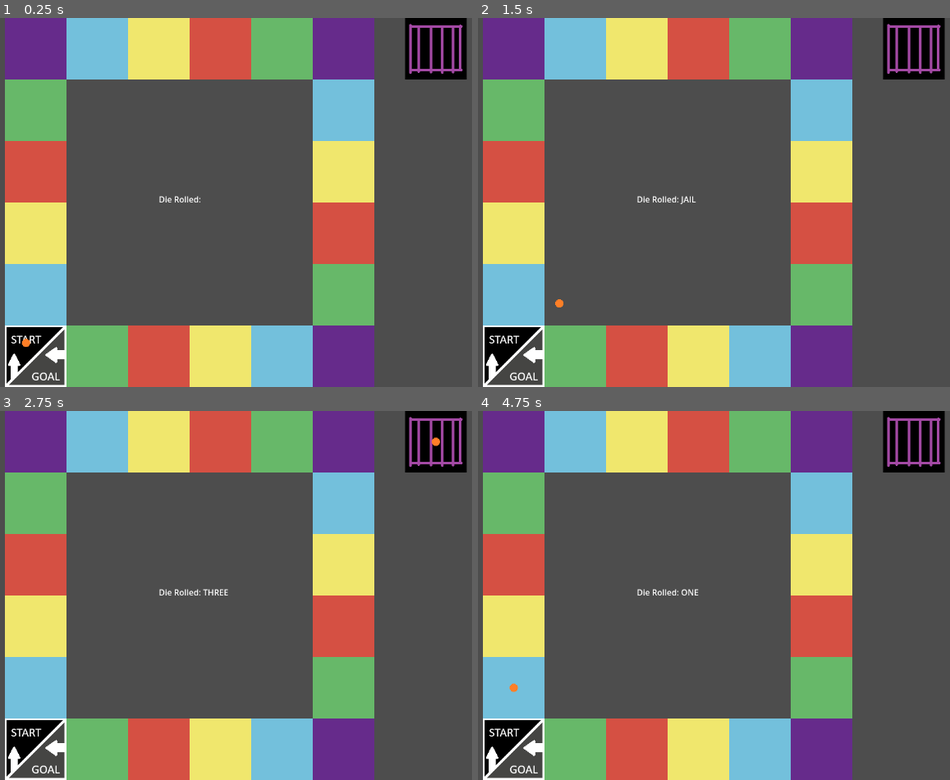
Above: before the commit, frames 1-4 (two rows, left to right).
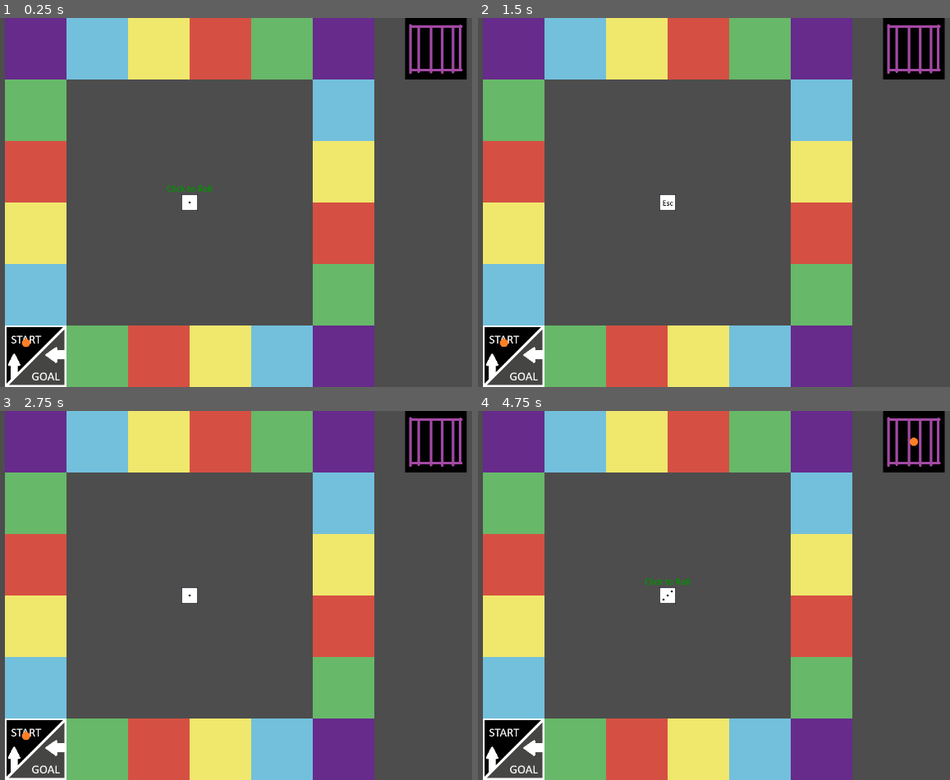
Above: after the commit, the same moments.

Repository: tjfeldman/RulesRace
Game: Godot game, scene res://rules_race_board.tscn
Two runs of this game, one before a commit and one after it. Both use one fixed random seed, a clock stepped at 60 frames per second and the inputs below.
Inputs (mouse positions are in pixels of both pictures, inside the frame that each line leads up to):
- Up to frame 1 (0.25 s): no input
- Up to frame 2 (1.5 s): tap Enter at 0.5 s; move the mouse to (813, 184) at 0.52 s; click (813, 184) at 0.6 s; tap Space at 1.25 s; move the mouse to (534, 220) at 1.27 s; click (534, 220) at 1.35 s
- Up to frame 3 (2.75 s): tap Enter at 2 s; move the mouse to (254, 514) at 2.02 s; click (254, 514) at 2.1 s
- Up to frame 4 (4.75 s): tap Space at 2.75 s; move the mouse to (633, 669) at 2.77 s; click (633, 669) at 2.85 s; tap Enter at 3.5 s; move the mouse to (865, 650) at 3.52 s; click (865, 650) at 3.6 s; move the mouse to (outside the picture) at 4.27 s; click (outside the picture) at 4.35 s

The runs differ from the first frame. In frame 1, 0.2% of the frame differs, in the area x 33-45%, y 45-53%; in frame 2, 0.3%; in frame 3, 0.3%; in frame 4, 0.4%, in the area x 6-94%, y 7-77%.

Commit message:
Added standard dice sprite and animation. Dice is now it's own scene imported to the board scene and sends a signal after a roll. Added a label to tell player to click to roll that disappears while die is rolling.

Diff:
--- a/Board.gd
+++ b/Board.gd
@@ -3,17 +3,22 @@
 @export var boardTiles : Array[Node];
 @export var jailTile: Node;
 
+var numberOfTiles : int;
+
+func _ready() -> void:
+	numberOfTiles = boardTiles.size();
+
 func getTile(pos: int):
-	if pos >= 0 && pos < boardTiles.size():
+	if pos >= 0 && pos < numberOfTiles:
 		return boardTiles[pos];
 	return null;
 
 func calculateMove(startPosition : int, spaces: int):
 	var step = 1 if (spaces < 0) else -1; #negative step for forward, positive step for backwards
 	var positions : Array[Node];
-	#since range is exclusive, we start from the tile we will end on and build backwards
+	#since range() is exclusive, we start from the tile we will end on and build backwards
 	for i : int in range(startPosition + spaces, startPosition, step):
 		#make sure player doesn't move before the start or past the goal
-		if i >= 0 && i < boardTiles.size():
+		if i >= 0 && i < numberOfTiles:
 			positions.push_front(boardTiles[i]);
 	return positions;
--- /dev/null
+++ b/Dice.gd
@@ -0,0 +1,29 @@
+extends Sprite2D
+
+@onready var animationPlayer : AnimationPlayer = $AnimationPlayer;
+@onready var timer : Timer = $Timer;
+@onready var label : Label = $Label;
+
+signal dice_has_rolled(roll: String);
+
+#enum Values {ONE=1, TWO, THREE, JAIL, ESCAPE};
+#var sides : Array[Values] = [Values.ONE, Values.TWO, Values.TWO, Values.THREE, Values.JAIL, Values.ESCAPE];
+var sides : Array[String] = ["1", "2", "2", "3", "Jail", "Escape"];
+
+func _unhandled_input(event: InputEvent) -> void:
+	if (Input.is_action_just_pressed("ui_click") && timer.is_stopped()):
+		animationPlayer.play("Roll");
+		timer.start();
+		label.visible = false;
+
+func rollDice():
+	var rolled = sides.pick_random();
+	#animate die rolling and show rolled side
+	#dieOutput.text = "Die Rolled: %s" % Values.find_key(rolled);
+	return rolled;
+
+func _on_timer_timeout() -> void:
+	var rolledValue = sides.pick_random();
+	animationPlayer.play(rolledValue);
+	label.visible = true;
+	emit_signal("dice_has_rolled", rolledValue);
--- a/Die.gd
+++ /dev/null
@@ -1,12 +0,0 @@
-extends Node2D
-
-@onready var dieOutput: Label = $DieResult;
-
-enum Values {ESCAPE, ONE, TWO, THREE, JAIL=-1};
-var sides : Array[Values] = [Values.ONE, Values.TWO, Values.TWO, Values.THREE, Values.JAIL, Values.ESCAPE];
-
-func rollDie():
-	var rolled = sides.pick_random();
-	#animate die rolling and show rolled side
-	dieOutput.text = "Die Rolled: %s" % Values.find_key(rolled);
-	return rolled;
--- a/Main.gd
+++ b/Main.gd
@@ -2,31 +2,17 @@
 
 @onready var player : Node2D = $PlayerToken;
 @onready var board : Node2D = $Board;
-@onready var die : Node2D = $Die;
 
-func _unhandled_input(event: InputEvent) -> void:
-	if (Input.is_action_just_pressed("ui_click")):
-		performDieRoll();
-
-
-func performDieRoll():
-	var rolled = die.rollDie();
-	#var playerPosition = player.getBoardPosition();
-	#var playerInJail = player.isInJail();
-
-	match rolled:
-		die.Values.JAIL:
+func _on_dice_dice_has_rolled(roll: String) -> void:
+	match roll:
+		"Jail":
 			player.sendToJail(board.jailTile.global_position);
-		die.Values.ESCAPE:
+		"Escape":
 			player.escapeFromJail(board.getTile(player.getBoardPosition()).global_position);
 		_:
-			movePlayer(rolled);
-
-func movePlayer(spaces: int):
-	#check that player is not in jail
-	if !player.isInJail():
-		print("Moving Player %s Spaces" %spaces);
-		var moves = board.calculateMove(player.getBoardPosition(), spaces);
-		player.movePlayer(spaces, moves);
-	else:
-		print("Cannot move player %s Spaces, they are in Jail" %spaces);
+			if !player.isInJail():
+				print("Moving player %s space(s)" % roll);
+				var moves = board.calculateMove(player.getBoardPosition(), int(roll));
+				player.movePlayer(int(roll), moves);
+			else:
+				print("Cannot move player due to being in Jail");
--- /dev/null
+++ b/dice.tscn
@@ -0,0 +1,154 @@
+[gd_scene load_steps=11 format=3 uid="uid://domcs12gwth4y"]
+
+[ext_resource type="Texture2D" uid="uid://x5pr6eoxpfyf" path="res://assets/dice.png" id="1_ju2fo"]
+[ext_resource type="Script" uid="uid://dcwysxvwdj6j8" path="res://Dice.gd" id="2_m4jp2"]
+
+[sub_resource type="Animation" id="Animation_m4jp2"]
+resource_name = "Roll"
+length = 0.6
+loop_mode = 1
+step = 0.1
+tracks/0/type = "value"
+tracks/0/imported = false
+tracks/0/enabled = true
+tracks/0/path = NodePath(".:frame")
+tracks/0/interp = 1
+tracks/0/loop_wrap = true
+tracks/0/keys = {
+"times": PackedFloat32Array(0, 0.1, 0.2, 0.3, 0.4, 0.5),
+"transitions": PackedFloat32Array(1, 1, 1, 1, 1, 1),
+"update": 1,
+"values": [0, 1, 5, 3, 4, 2]
+}
+
+[sub_resource type="Animation" id="Animation_qu4n6"]
+length = 0.001
+tracks/0/type = "value"
+tracks/0/imported = false
+tracks/0/enabled = true
+tracks/0/path = NodePath(".:frame")
+tracks/0/interp = 1
+tracks/0/loop_wrap = true
+tracks/0/keys = {
+"times": PackedFloat32Array(0),
+"transitions": PackedFloat32Array(1),
+"update": 1,
+"values": [0]
+}
+
+[sub_resource type="Animation" id="Animation_ju2fo"]
+resource_name = "1"
+step = 0.1
+tracks/0/type = "value"
+tracks/0/imported = false
+tracks/0/enabled = true
+tracks/0/path = NodePath(".:frame")
+tracks/0/interp = 1
+tracks/0/loop_wrap = true
+tracks/0/keys = {
+"times": PackedFloat32Array(0),
+"transitions": PackedFloat32Array(1),
+"update": 1,
+"values": [0]
+}
+
+[sub_resource type="Animation" id="Animation_xak8u"]
+resource_name = "2"
+step = 0.1
+tracks/0/type = "value"
+tracks/0/imported = false
+tracks/0/enabled = true
+tracks/0/path = NodePath(".:frame")
+tracks/0/interp = 1
+tracks/0/loop_wrap = true
+tracks/0/keys = {
+"times": PackedFloat32Array(0),
+"transitions": PackedFloat32Array(1),
+"update": 1,
+"values": [1]
+}
+
+[sub_resource type="Animation" id="Animation_8eu0n"]
+resource_name = "3"
+step = 0.1
+tracks/0/type = "value"
+tracks/0/imported = false
+tracks/0/enabled = true
+tracks/0/path = NodePath(".:frame")
+tracks/0/interp = 1
+tracks/0/loop_wrap = true
+tracks/0/keys = {
+"times": PackedFloat32Array(0),
+"transitions": PackedFloat32Array(1),
+"update": 1,
+"values": [3]
+}
+
+[sub_resource type="Animation" id="Animation_0c8ac"]
+resource_name = "Jail"
+step = 0.1
+tracks/0/type = "value"
+tracks/0/imported = false
+tracks/0/enabled = true
+tracks/0/path = NodePath(".:frame")
+tracks/0/interp = 1
+tracks/0/loop_wrap = true
+tracks/0/keys = {
+"times": PackedFloat32Array(0),
+"transitions": PackedFloat32Array(1),
+"update": 1,
+"values": [4]
+}
+
+[sub_resource type="Animation" id="Animation_y4pxb"]
+resource_name = "Escape"
+step = 0.1
+tracks/0/type = "value"
+tracks/0/imported = false
+tracks/0/enabled = true
+tracks/0/path = NodePath(".:frame")
+tracks/0/interp = 1
+tracks/0/loop_wrap = true
+tracks/0/keys = {
+"times": PackedFloat32Array(0),
+"transitions": PackedFloat32Array(1),
+"update": 1,
+"values": [5]
+}
+
+[sub_resource type="AnimationLibrary" id="AnimationLibrary_xak8u"]
+_data = {
+&"1": SubResource("Animation_ju2fo"),
+&"2": SubResource("Animation_xak8u"),
+&"3": SubResource("Animation_8eu0n"),
+&"Escape": SubResource("Animation_y4pxb"),
+&"Jail": SubResource("Animation_0c8ac"),
+&"RESET": SubResource("Animation_qu4n6"),
+&"Roll": SubResource("Animation_m4jp2")
+}
+
+[node name="Dice" type="Sprite2D"]
+texture = ExtResource("1_ju2fo")
+hframes = 6
+script = ExtResource("2_m4jp2")
+
+[node name="Label" type="Label" parent="."]
+offset_left = -45.0
+offset_top = -39.0
+offset_right = 45.0
+offset_bottom = -16.0
+theme_override_colors/font_color = Color(0, 0.588235, 0, 1)
+text = "Click to Roll"
+horizontal_alignment = 1
+vertical_alignment = 1
+
+[node name="AnimationPlayer" type="AnimationPlayer" parent="."]
+libraries = {
+&"": SubResource("AnimationLibrary_xak8u")
+}
+autoplay = "1"
+
+[node name="Timer" type="Timer" parent="."]
+one_shot = true
+
+[connection signal="timeout" from="Timer" to="." method="_on_timer_timeout"]
--- a/rules_race_board.tscn
+++ b/rules_race_board.tscn
@@ -10,7 +10,7 @@
 [ext_resource type="Texture2D" uid="uid://b032ktrvh0mbc" path="res://assets/green_tile.png" id="6_7x4bf"]
 [ext_resource type="Texture2D" uid="uid://clcxwlup0s2k4" path="res://assets/purple_tile.png" id="7_8aqfc"]
 [ext_resource type="Texture2D" uid="uid://d2r5jy8ghs5ff" path="res://assets/jail_tile.png" id="9_7x4bf"]
-[ext_resource type="Script" uid="uid://dcwysxvwdj6j8" path="res://Die.gd" id="10_q22oy"]
+[ext_resource type="PackedScene" uid="uid://domcs12gwth4y" path="res://dice.tscn" id="10_8aqfc"]
 [ext_resource type="Script" uid="uid://o22httwb3xv5" path="res://Player.gd" id="11_8aqfc"]
 
 [node name="Main" type="Node2D"]
@@ -106,15 +106,8 @@
 position = Vector2(840, 60)
 texture = ExtResource("9_7x4bf")
 
-[node name="Die" type="Node2D" parent="."]
-script = ExtResource("10_q22oy")
-
-[node name="DieResult" type="Label" parent="Die"]
-offset_left = 580.0
-offset_top = 342.0
-offset_right = 700.0
-offset_bottom = 378.0
-text = "Die Rolled:"
+[node name="Dice" parent="." instance=ExtResource("10_8aqfc")]
+position = Vector2(640, 360)
 
 [node name="PlayerToken" type="Node2D" parent="."]
 script = ExtResource("11_8aqfc")
@@ -122,3 +115,5 @@
 [node name="PlayerPiece" type="Sprite2D" parent="PlayerToken"]
 position = Vector2(321, 634)
 texture = ExtResource("2_qq0id")
+
+[connection signal="dice_has_rolled" from="Dice" to="." method="_on_dice_dice_has_rolled"]
Renamed: Die.gd.uid -> Dice.gd.uid
Binary file added: assets/dice.png
Not shown, added: assets/dice.png.import
Not shown, changed: README.md
